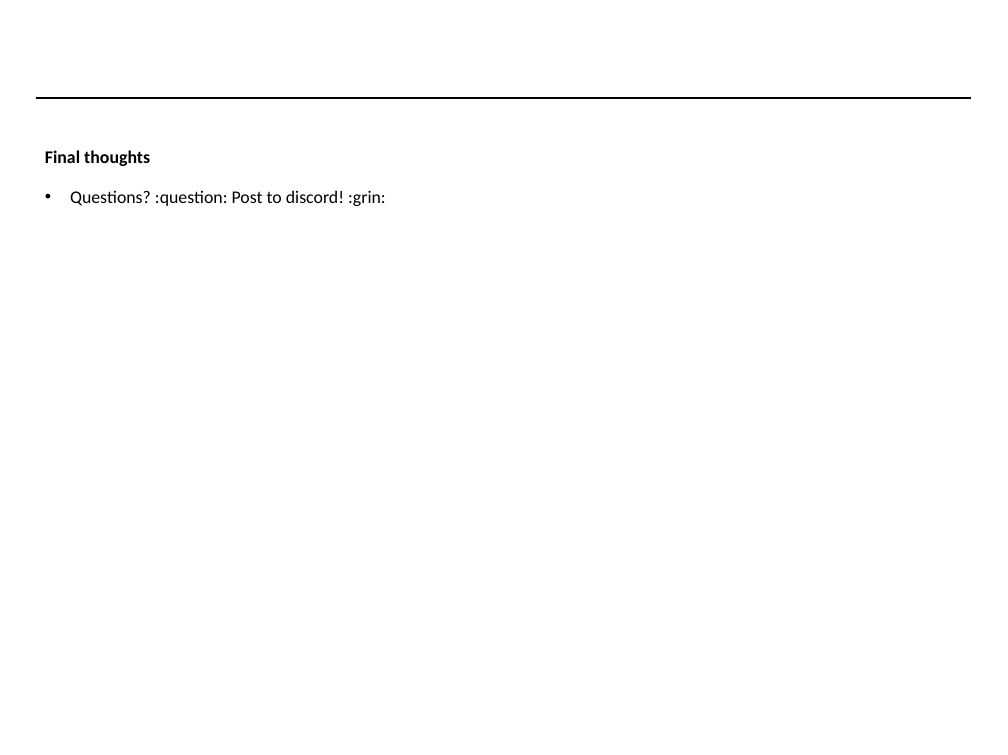
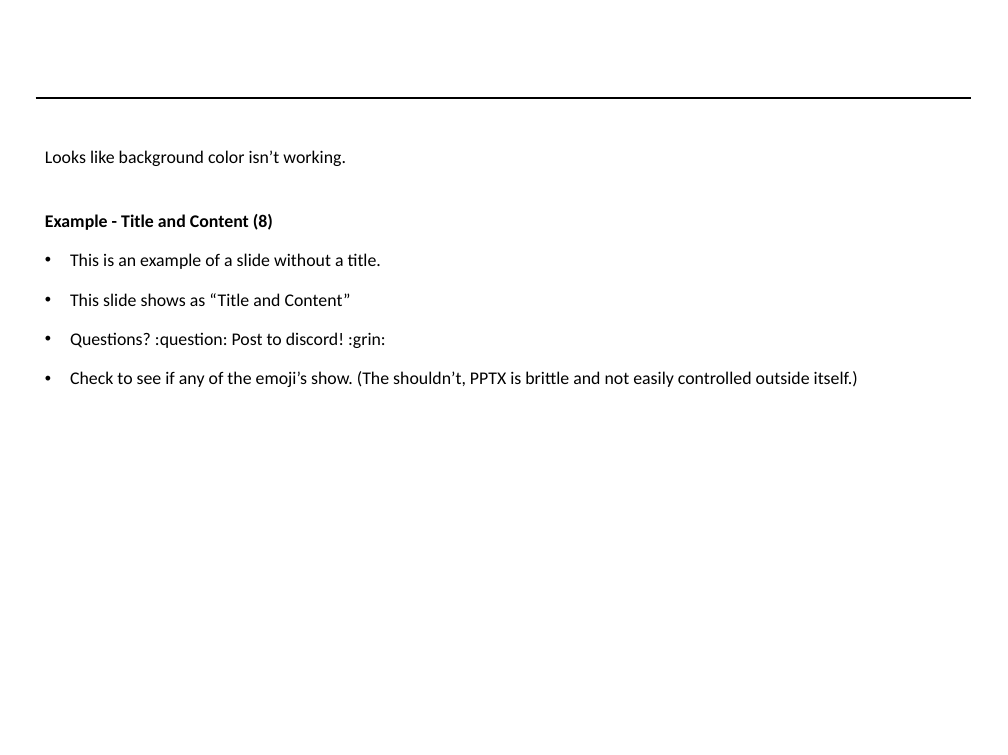
Before and after one commit to vcu-ssg/ssg-vcu-bofa-sandbox, a slide deck: slide 8 of study1.pptx (slide 6 before the commit). Drawn at 1008x755 pixels with LibreOffice and Linux fonts; fonts in the diff are those of the drawing; background and template pictures are left out. Boxes give left, top, right and bottom in pixels: in the first picture for what was removed or moved away, otherwise in the second. Text is boxed around its words. In the diff, an @@ line names an element or a change of style, - is before the commit and + after.

```diff
--- a/study1.pptx
+++ b/study1.pptx
@@ text at bbox=[45, 150, 381, 306]: text changed; bold off @@
-Final thoughts
+Looks like background color isn’t working.
+Example - Title and Content (8)
+• This is an example of a slide without a title.
+• This slide shows as “Title and Content”
@@ text at bbox=[70, 371, 858, 387]: paragraph added @@
+• Check to see if any of the emoji’s show. (The shouldn’t, PPTX is brittle and not easily controlled outside itself.)
```
Also in this commit, not shown: 5 other slides changed, 4 slides added, 1 other file.
